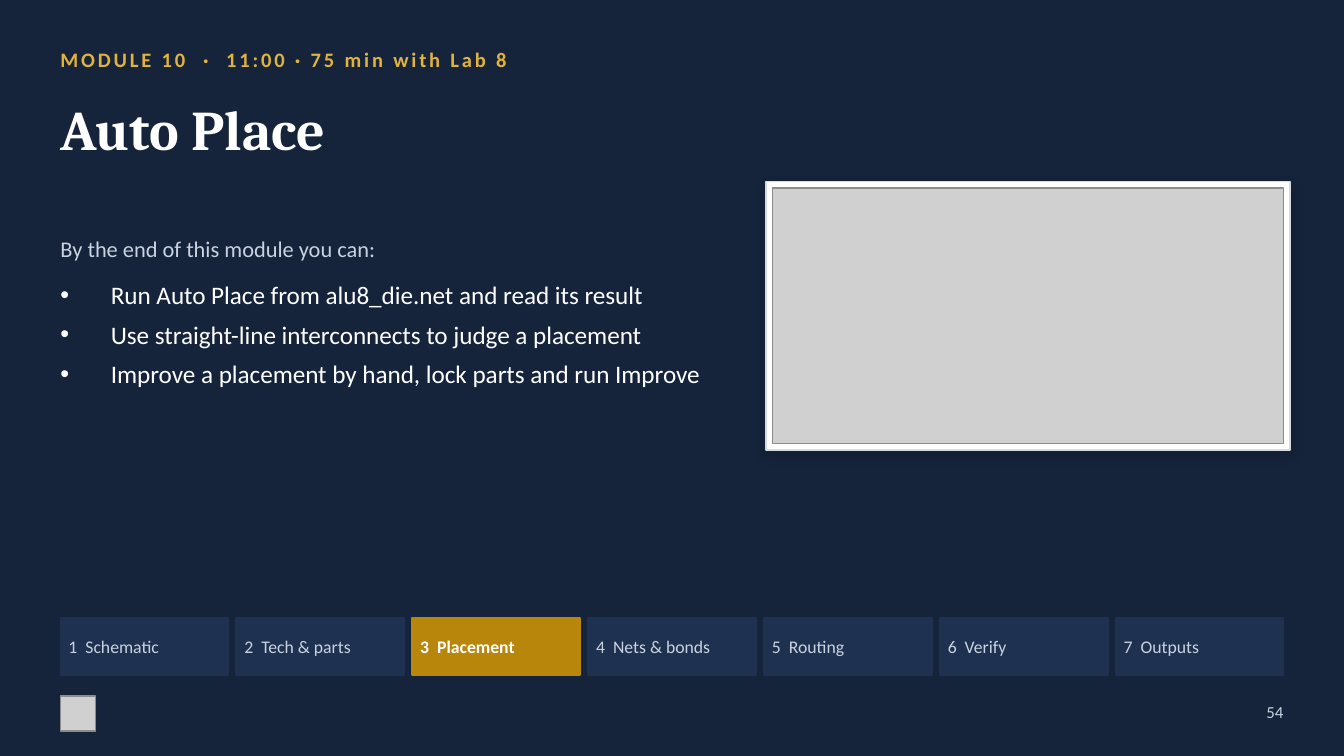
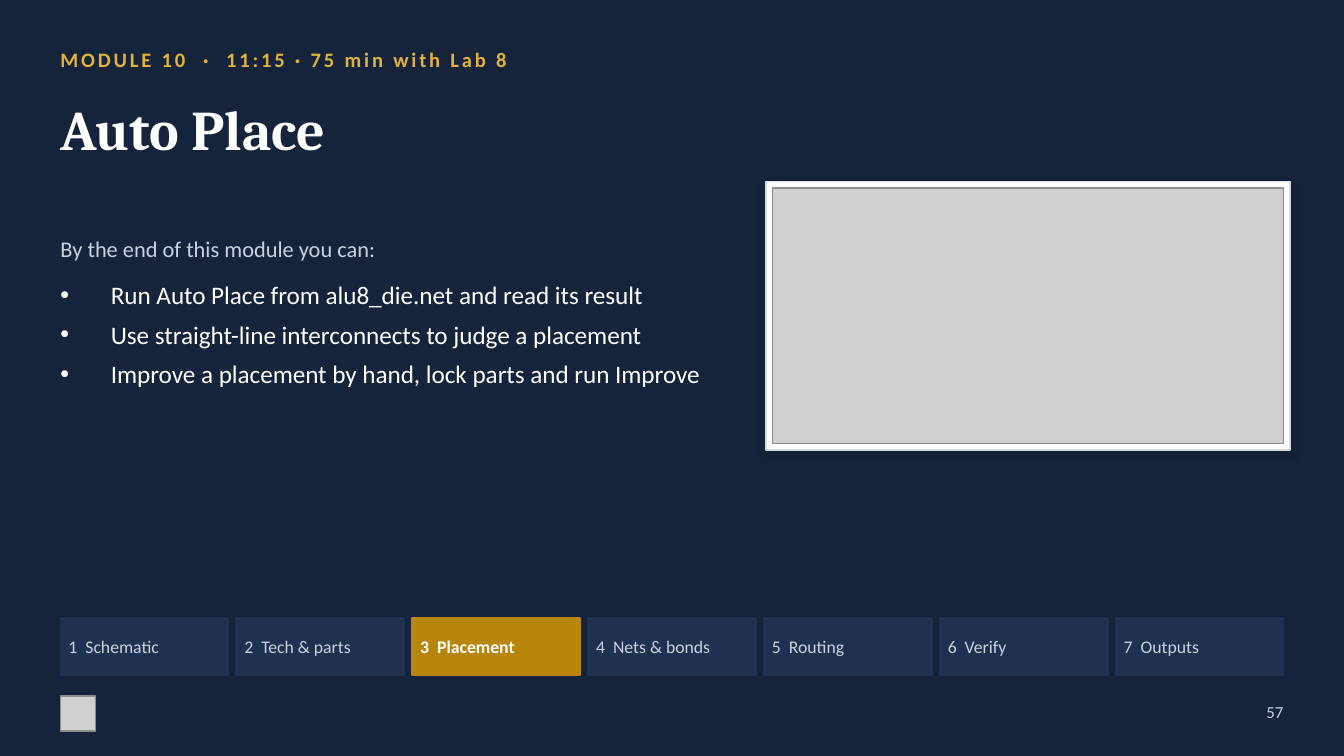
Before and after one commit to alvinmb/Hlayout, a slide deck: slide 57 of training/HLayout_Training_ALU8.pptx (slide 54 before the commit). Drawn at 1344x756 pixels with LibreOffice and Linux fonts; fonts in the diff are those of the drawing; grey boxes stand for pictures. Boxes give left, top, right and bottom in pixels: in the first picture for what was removed or moved away, otherwise in the second. Text is boxed around its words. In the diff, an @@ line names an element or a change of style, - is before the commit and + after.

```diff
--- a/training/HLayout_Training_ALU8.pptx
+++ b/training/HLayout_Training_ALU8.pptx
@@ text at bbox=[60, 52, 506, 67]: text changed @@
-MODULE 10 · 11:00 · 75 min with Lab 8
+MODULE 10 · 11:15 · 75 min with Lab 8
@@ text at bbox=[1266, 707, 1283, 718]: text changed @@
-54
+57
```
Also in this commit, not shown: 53 other slides changed, 3 slides added, 11 other files.
